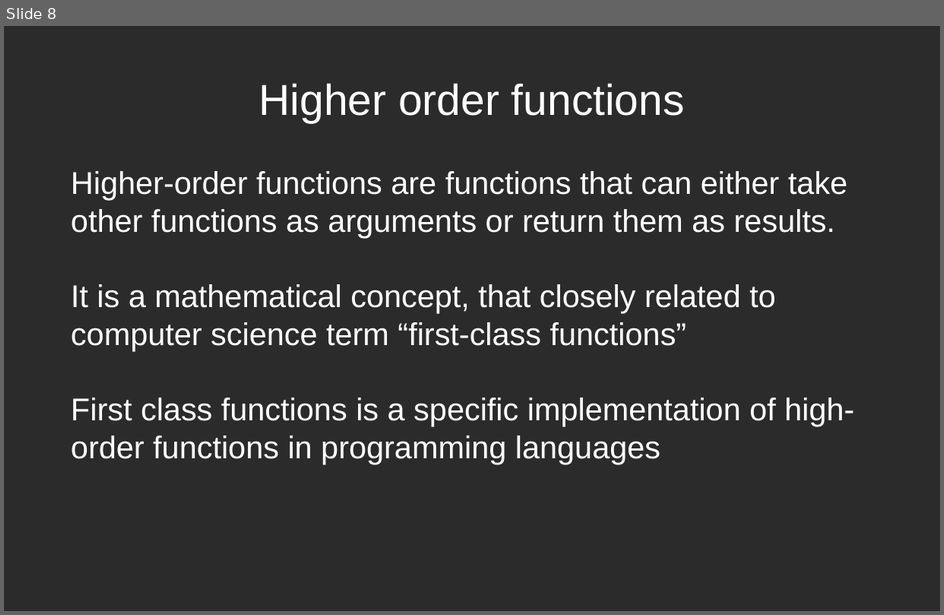
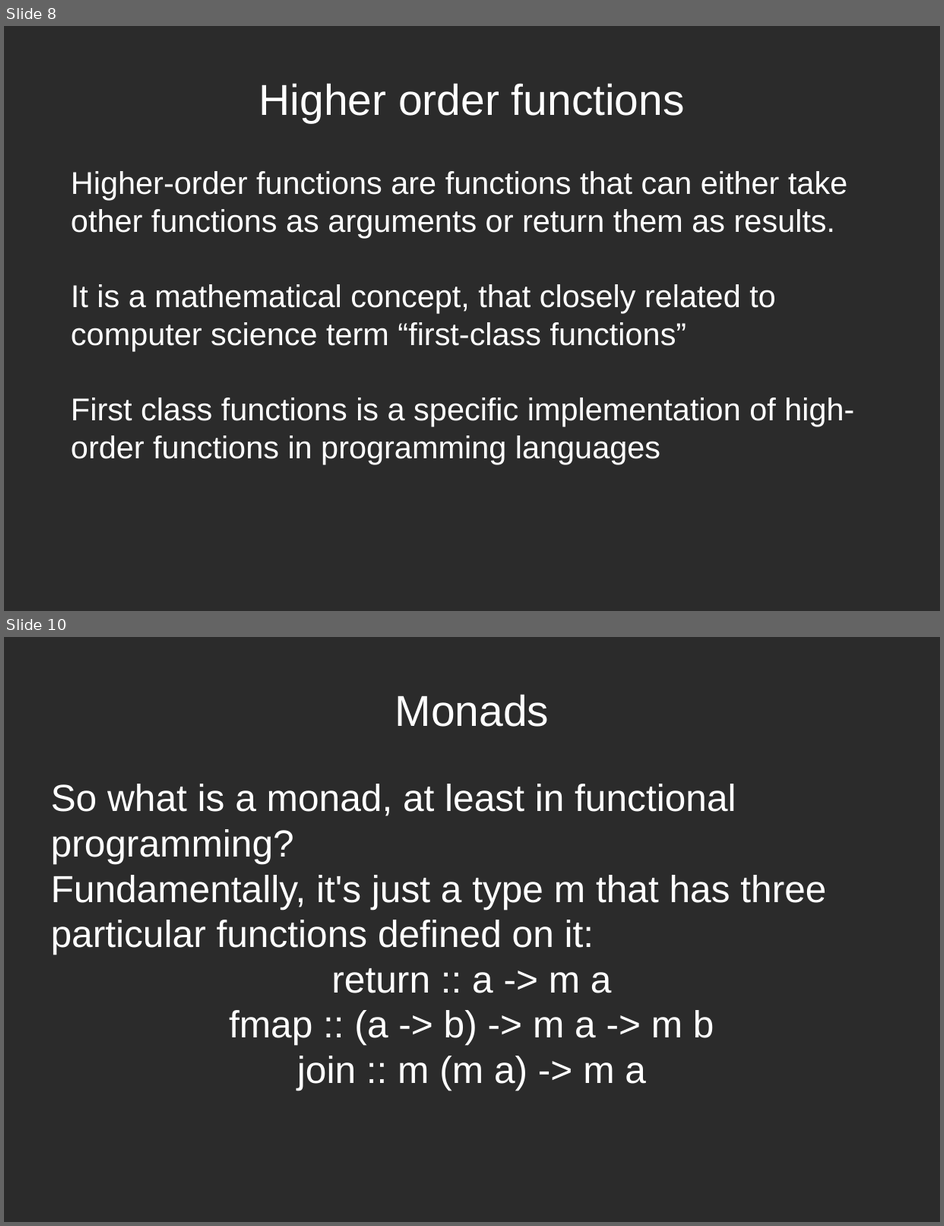
Before and after one commit to fkryvyts/functional_programming, a slide deck: documentation/presentation.odp. Shown one above the other, each under a label of ours: slide 8 before the commit, slides 8 and 10 after it; the slides between them are not shown. The pictures are 944x615 and 944x1226 pixels, drawn with LibreOffice and Linux fonts; fonts in the diff are those of the drawing; background and template pictures are left out; a plain dark background stands for a picture behind light text. Boxes give left, top, right and bottom in pixels: in the first picture for what was removed or moved away, otherwise in the second. Text is boxed around its words. In the diff, an @@ line names an element or a change of style, - is before the commit and + after.

```diff
--- a/documentation/presentation.odp
+++ b/documentation/presentation.odp
@@ slide 10 added at (4,637,940,1222), background picture (left out) @@
@@ title added at (395,694,550,727), 36.7 pt, text #FFFFFF @@
+Monads
@@ subtitle added at (51,784,826,1091), 32 pt, text #FFFFFF @@
+So what is a monad, at least in functional programming?
+Fundamentally, it's just a type m that has three particular functions defined on it:
+return :: a -> m a
+fmap :: (a -> b) -> m a -> m b
+join :: m (m a) -> m a
```
Also in this commit, not shown: 5 other slides added.
